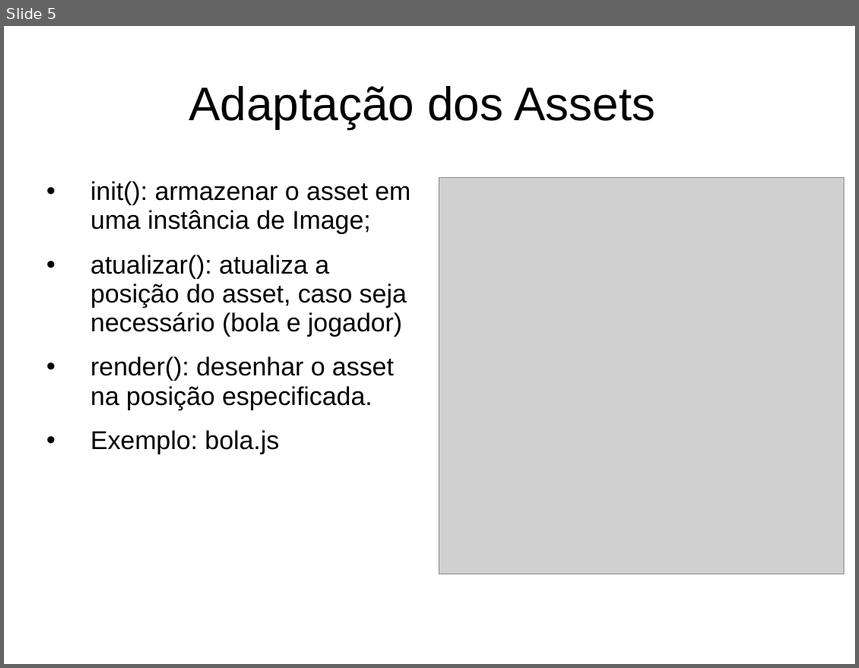
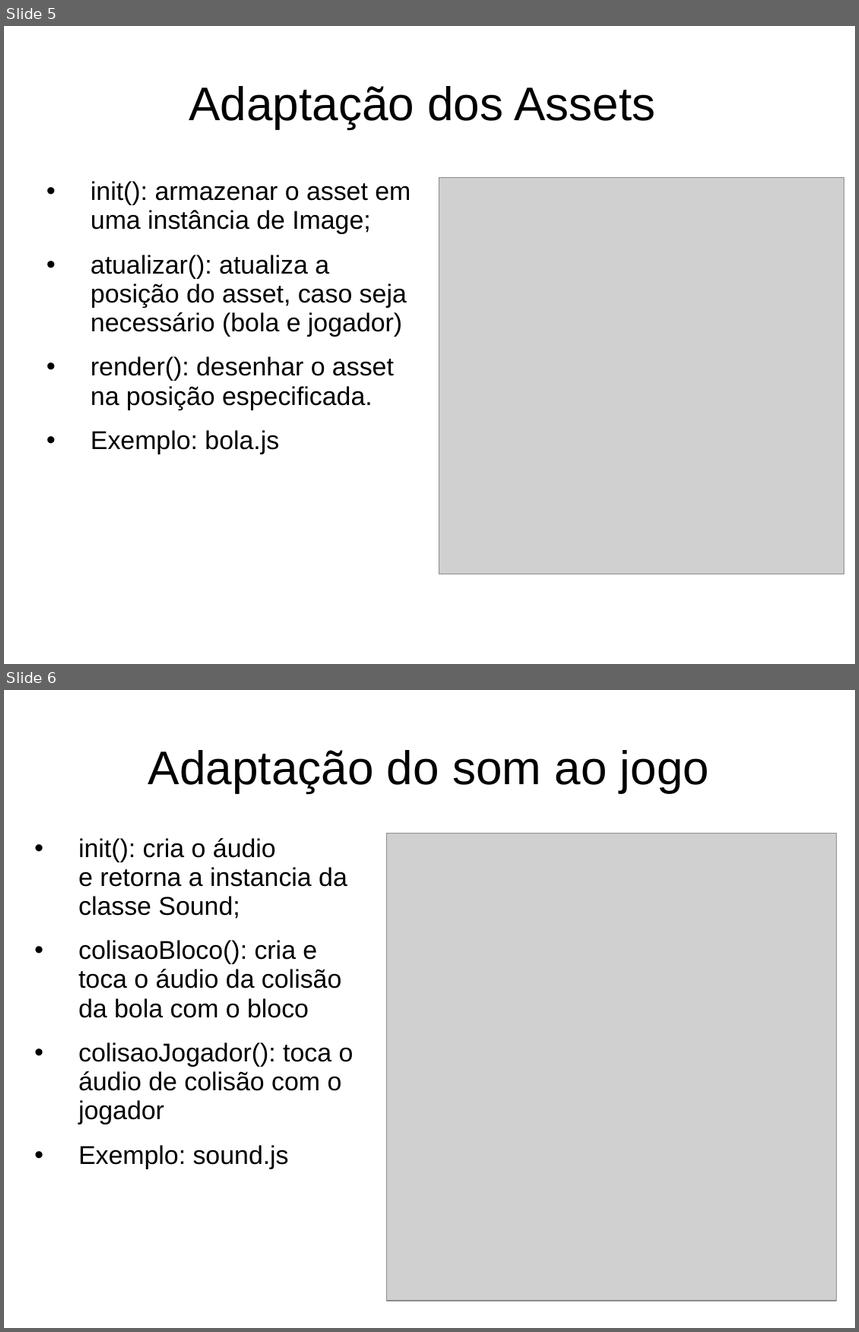
Before and after one commit to jucimarjr/posueagames, a slide deck: brunorichele/breakout/apres/breakout.ppt. Shown one above the other, each under a label of ours: slide 5 before the commit, slides 5 and 6 after it. The pictures are 859x668 and 859x1332 pixels, drawn with LibreOffice and Linux fonts; fonts in the diff are those of the drawing; grey boxes stand for pictures. Boxes give left, top, right and bottom in pixels: in the first picture for what was removed or moved away, otherwise in the second. Text is boxed around its words. In the diff, an @@ line names an element or a change of style, - is before the commit and + after.

Commit message:
ajustes

```diff
--- a/brunorichele/breakout/apres/breakout.ppt
+++ b/brunorichele/breakout/apres/breakout.ppt
@@ slide 6 added at bbox=[4, 690, 855, 1328], background #FFFFFF @@
@@ title added at bbox=[148, 750, 709, 793], 44 pt, text #000000 @@
+Adaptação do som ao jogo
@@ text added at bbox=[78, 838, 354, 1170], 24 pt, text #000000 @@
+• init(): cria o áudio e retorna a instancia da classe Sound;
+• colisaoBloco(): cria e toca o áudio da colisão da bola com o bloco
+• colisaoJogador(): toca o áudio de colisão com o jogador
+• Exemplo: sound.js
@@ picture added at bbox=[387, 834, 838, 1301] @@
```
